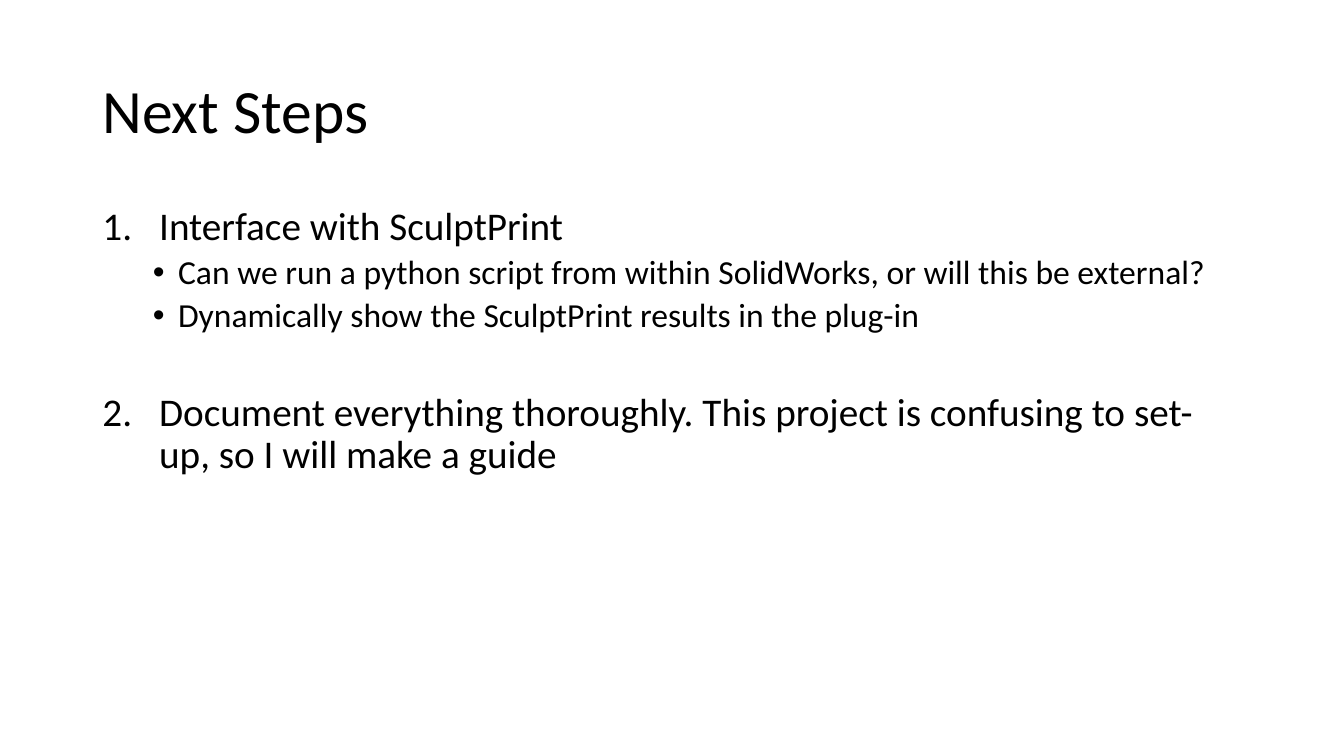
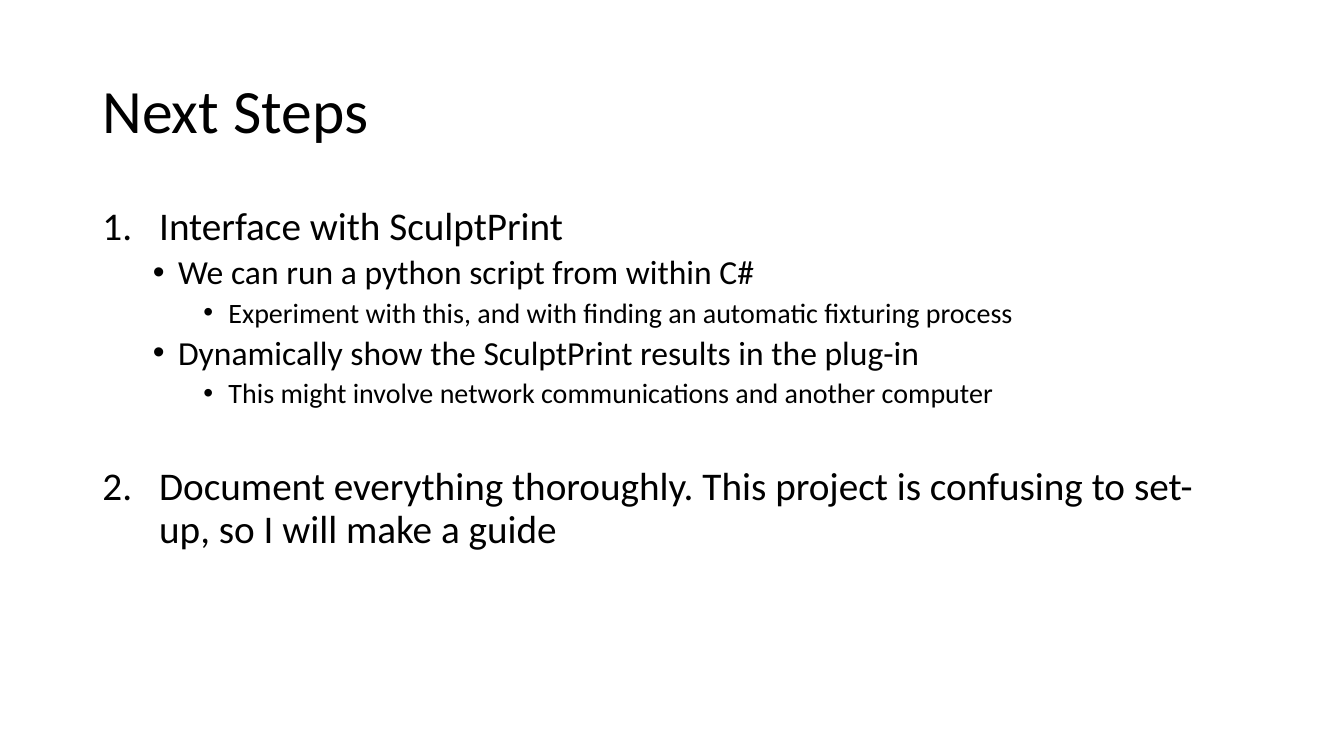
Before and after one commit to amarellapudi/Solidworks-DFM-PlugIn, a slide deck: slide 7 of Weekly Updates/Week3.pptx. Drawn at 1344x756 pixels with LibreOffice and Linux fonts; fonts in the diff are those of the drawing. Boxes give left, top, right and bottom in pixels: in the first picture for what was removed or moved away, otherwise in the second. Text is boxed around its words. In the diff, an @@ line names an element or a change of style, - is before the commit and + after.

```diff
--- a/Weekly Updates/Week3.pptx
+++ b/Weekly Updates/Week3.pptx
@@ text at (x1=178, y1=260, x2=1013, y2=328): text changed; size 24 to 20 pt @@
-  • Can we run a python script from within SolidWorks, or will this be external?
+  • We can run a python script from within C#
+    • Experiment with this, and with finding an automatic fixturing process
@@ text at (x1=228, y1=383, x2=993, y2=408): paragraph added @@
+    • This might involve network communications and another computer
```
Also in this commit, not shown: 2 slides added, 2 slides removed.
